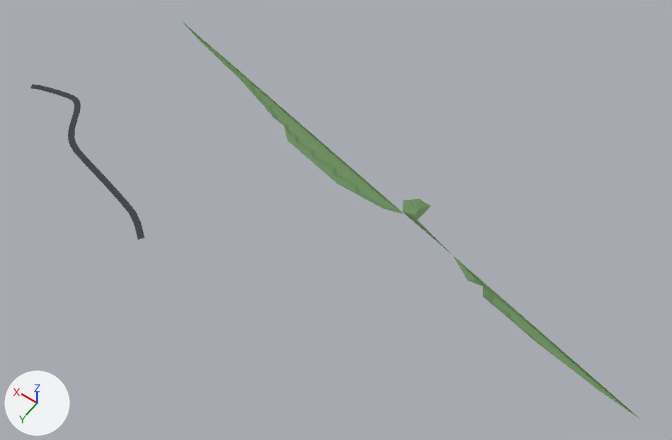
A saved change to the glTF model public/tiles/tile_1_6.glb.
One viewpoint serves both versions: a camera (50 mm lens) standing at (-6339.0, 4458.0, 897.0) and looking at (-5951.0, 3915.0, 44.0). Lighting does not change. The marker at lower left points along +X, +Y and +Z. The first picture is the older version. Where no turn or scale is listed for an object, it has been applied to the vertices.

Objects in the first picture: 'grn_1_6', 'road_1_6'.
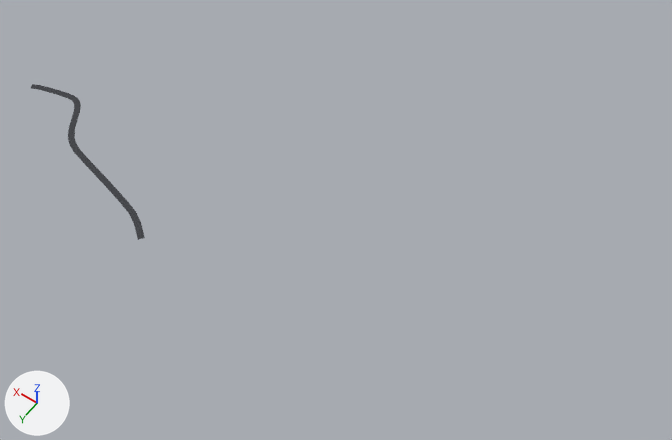
The change, as JSON lines over the scene's bpy script:
```json
{"op": "remove", "block": "ob_grn_1_6", "code": ["ob_grn_1_6 = bpy.data.objects.new('grn_1_6', me_grn_1_6)", "ob_grn_1_6.location = (-5937.4, 3817.6, 3.7)"]}
```

Location of each change, [x1, y1, x2, y2] in pixels of the pictures (672 x 440 px):
```json
{"object": "grn_1_6", "change": "deleted", "before": [184, 23, 640, 419]}
```
